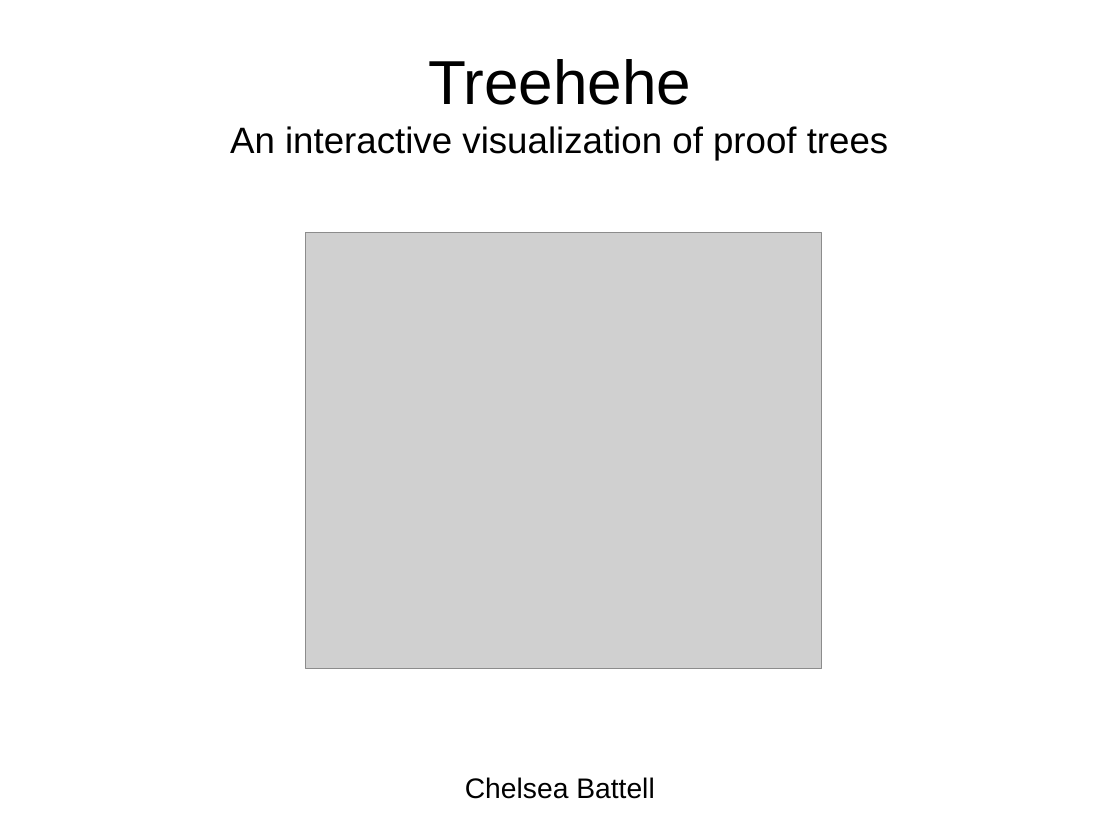
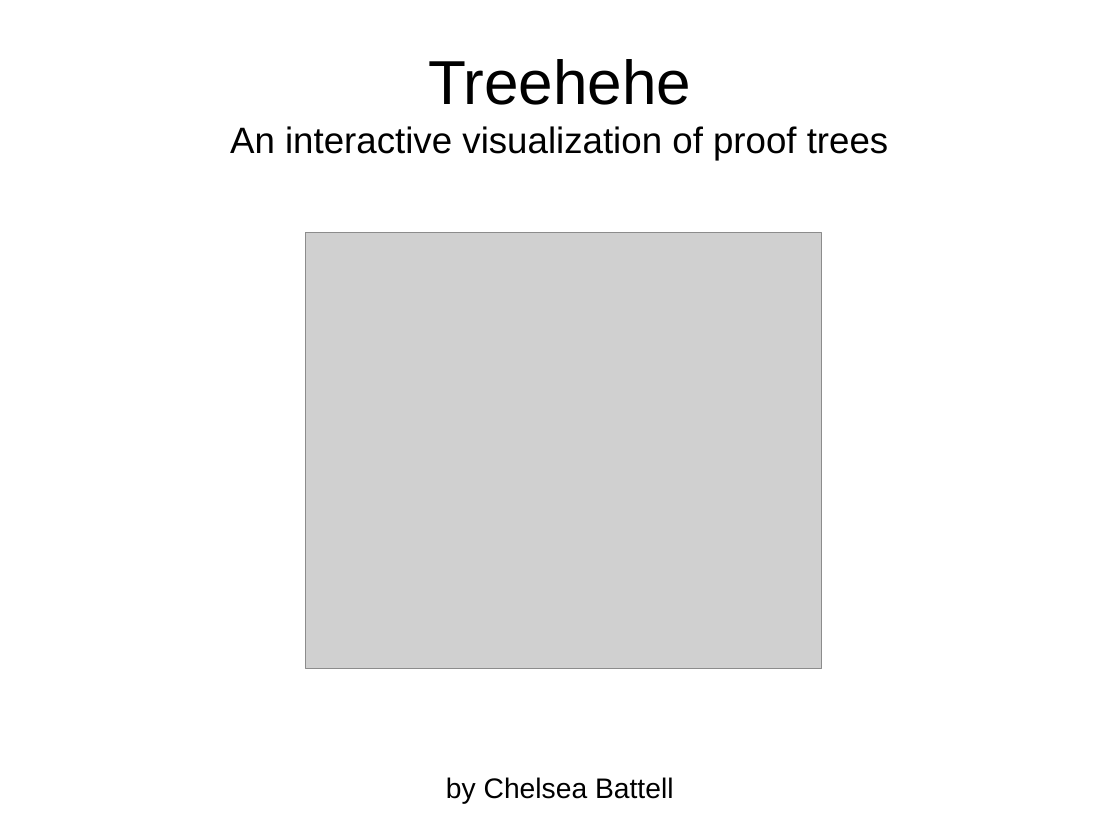
Before and after one commit to seachel/Treehehe, a slide deck: slide 1 of Presentation/VA_presentation.odp. Drawn at 1120x840 pixels with LibreOffice and Linux fonts; fonts in the diff are those of the drawing; grey boxes stand for pictures. Boxes give left, top, right and bottom in pixels: in the first picture for what was removed or moved away, otherwise in the second. Text is boxed around its words. In the diff, an @@ line names an element or a change of style, - is before the commit and + after.

```diff
--- a/Presentation/VA_presentation.odp
+++ b/Presentation/VA_presentation.odp
@@ title at (230,59,888,804): text changed @@
-Treehehe
-An interactive visualization of proof trees
-Chelsea Battell
+Treehehe
+An interactive visualization of proof trees
+by Chelsea Battell
```
Also in this commit, not shown: 1 other slide changed.
